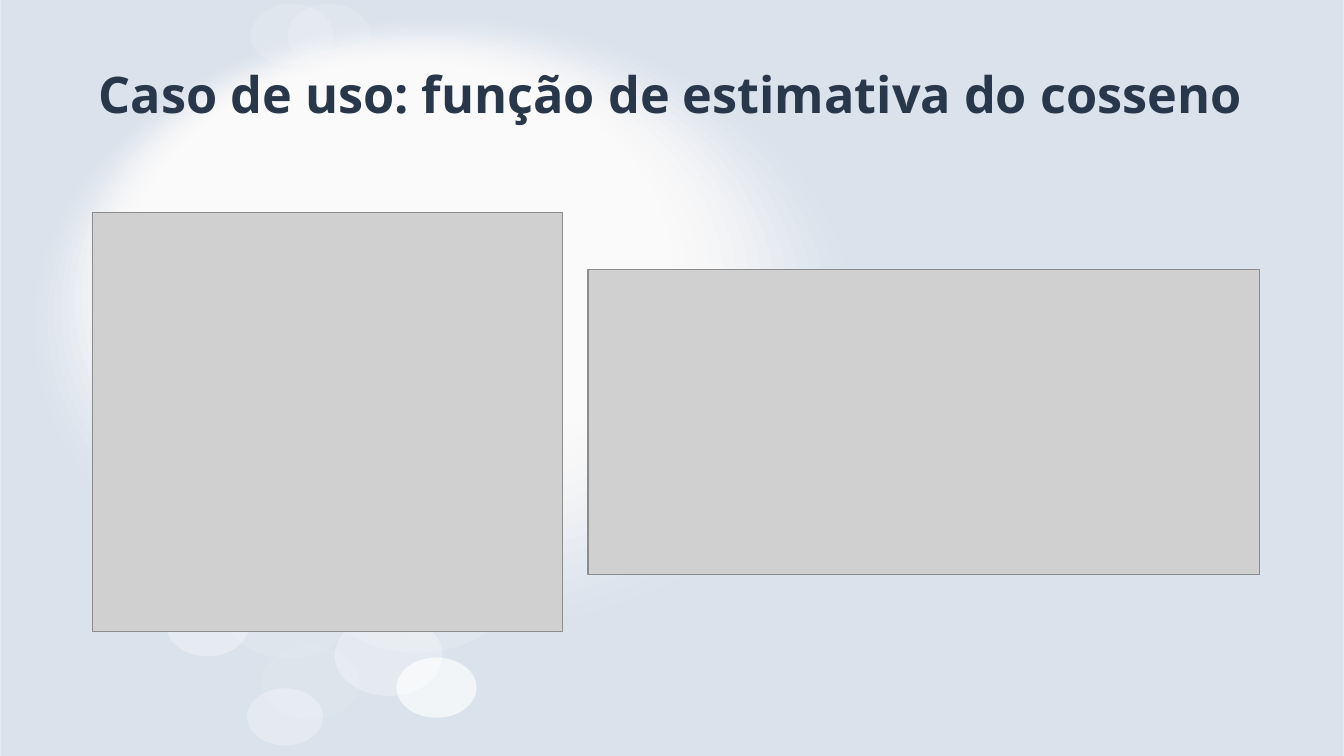
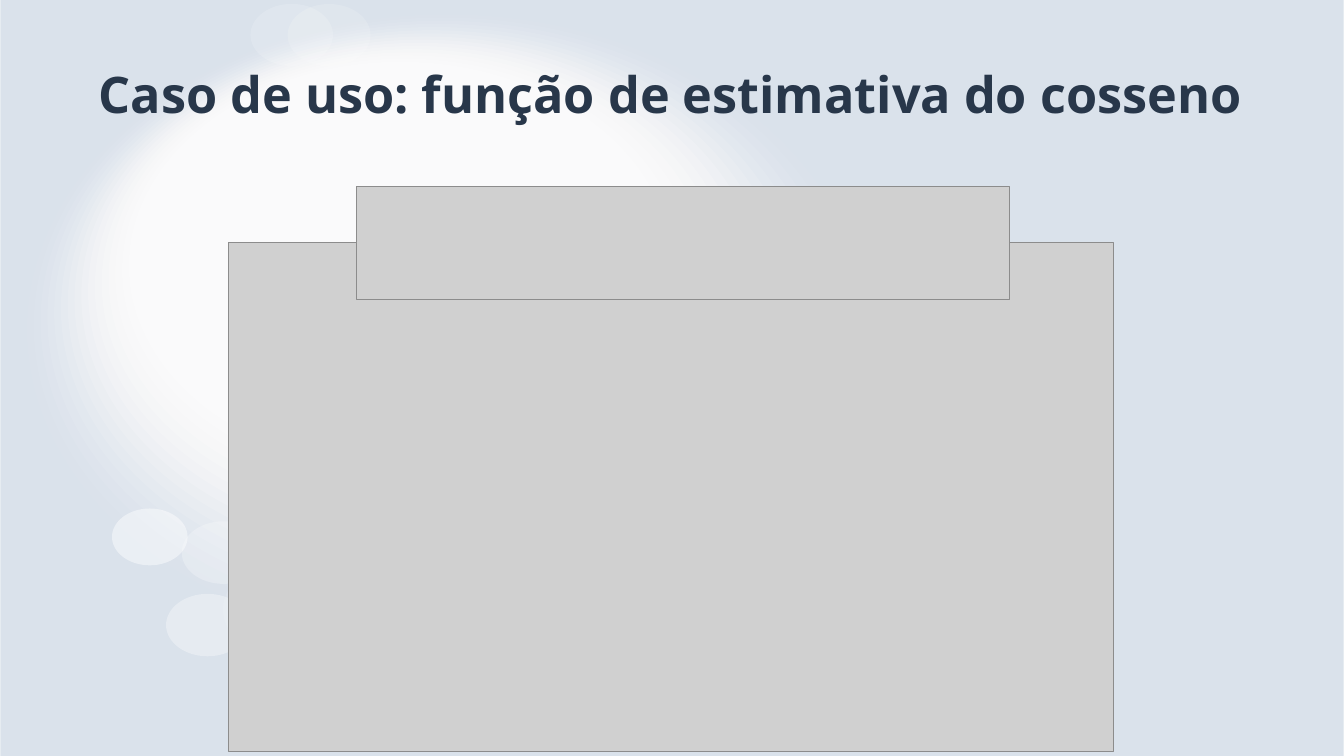
Before and after one commit to mateusmdr/jest-presentation, a slide deck: slide 12 of doc/presentation.pptx (slide 9 before the commit). Drawn at 1344x756 pixels with LibreOffice and Linux fonts; fonts in the diff are those of the drawing; grey boxes stand for pictures. Boxes give left, top, right and bottom in pixels: in the first picture for what was removed or moved away, otherwise in the second. Text is boxed around its words. In the diff, an @@ line names an element or a change of style, - is before the commit and + after.

```diff
--- a/doc/presentation.pptx
+++ b/doc/presentation.pptx
@@ picture added at (357, 187, 1010, 299) @@
@@ picture removed at (93, 213, 563, 632) @@
@@ picture added at (229, 243, 1114, 752) @@
@@ picture removed at (588, 269, 1259, 575) @@
@@ freeform shape added at (112, 508, 188, 565), fill #FFFFFF at 45% opacity, outline #000000 0.75 pt @@
@@ freeform shape removed at (315, 498, 520, 653) @@
@@ freeform shape added at (181, 521, 265, 584), fill #FFFFFF at 25% opacity, outline #000000 0.75 pt @@
@@ freeform shape removed at (335, 615, 443, 696) @@
@@ freeform shape removed at (261, 645, 360, 719) @@
@@ freeform shape removed at (396, 657, 476, 718) @@
@@ freeform shape removed at (247, 689, 323, 746) @@
```
Also in this commit, not shown: 2 other slides changed, 7 slides added, 1 slide removed, 4 other files.
